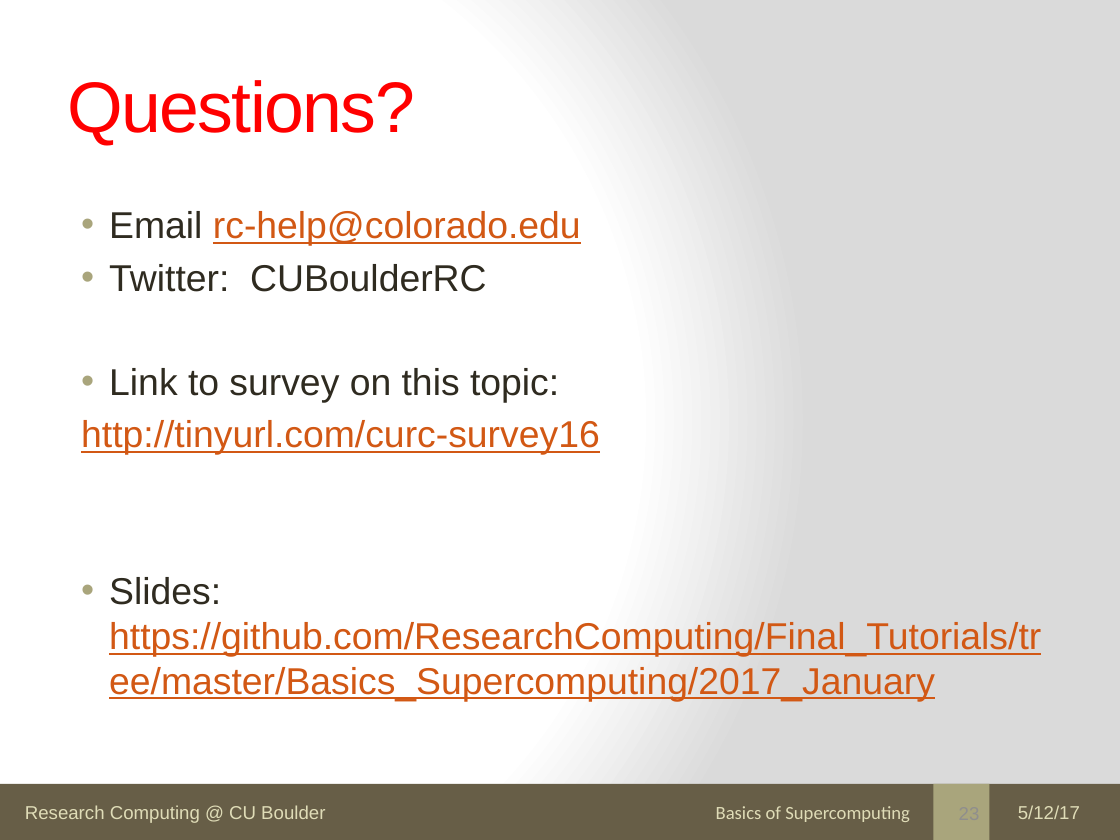
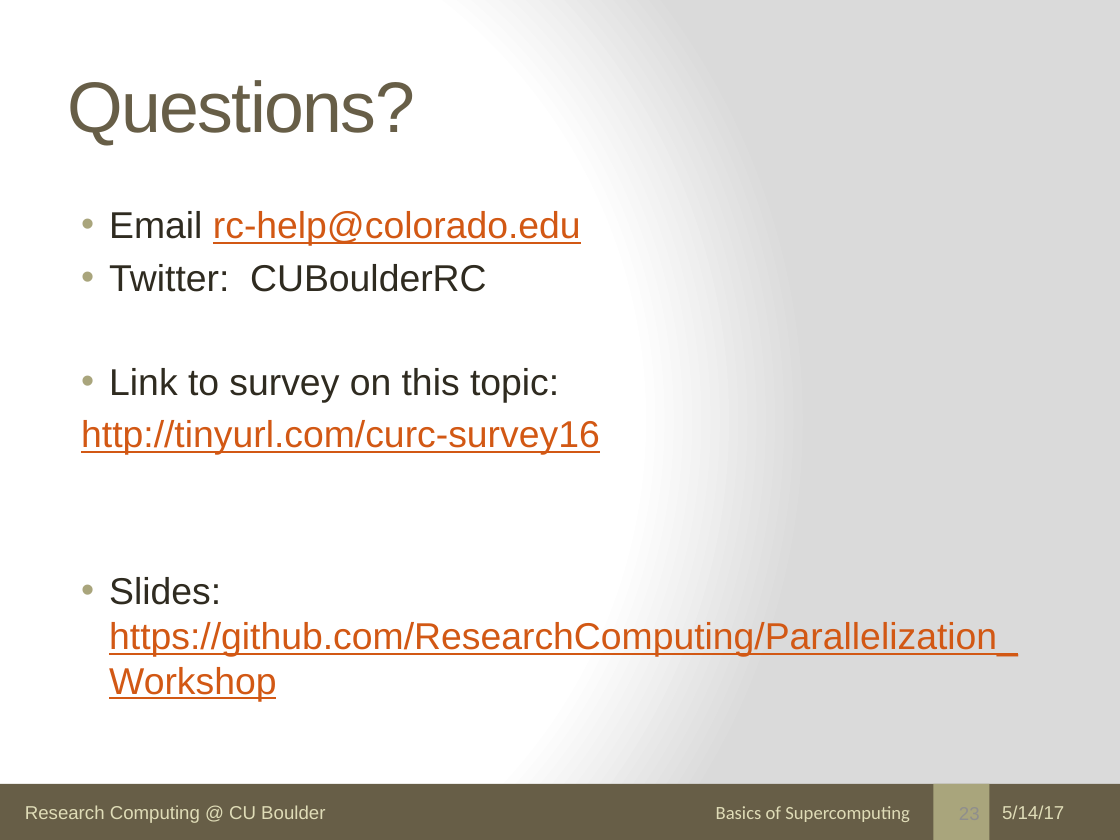
Before and after one commit to agamtomar/Parallelization_Workshop, a slide deck: slide 23 of Day1/beginner_parallel_computing.pptx. Drawn at 1120x840 pixels with LibreOffice and Linux fonts; fonts in the diff are those of the drawing. Boxes give left, top, right and bottom in pixels: in the first picture for what was removed or moved away, otherwise in the second. Text is boxed around its words. In the diff, an @@ line names an element or a change of style, - is before the commit and + after.

```diff
--- a/Day1/beginner_parallel_computing.pptx
+++ b/Day1/beginner_parallel_computing.pptx
@@ title "Questions?" at (x1=67, y1=80, x2=415, y2=145): text colour #FF0000 to #675E47 @@
@@ text at (x1=109, y1=577, x2=1018, y2=702): text changed @@
-• Slides: https://github.com/ResearchComputing/Final_Tutorials/tree/master/Basics_Supercomputing/2017_January
+• Slides: https://github.com/ResearchComputing/Parallelization_Workshop
@@ text at (x1=1002, y1=805, x2=1064, y2=819): text changed @@
-5/12/17
+5/14/17
```
Also in this commit, not shown: 15 other slides changed, 1 other file.
